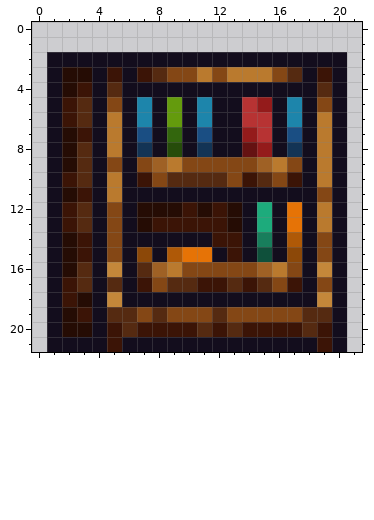
Two states of a pixel-art sprite, Entities/Misc/Decor/Bookshelf/Bookshelf.png. Above is the file before it was changed.
The file is 22x22 pixels. The old version is drawn lined up with the new one.
New version:
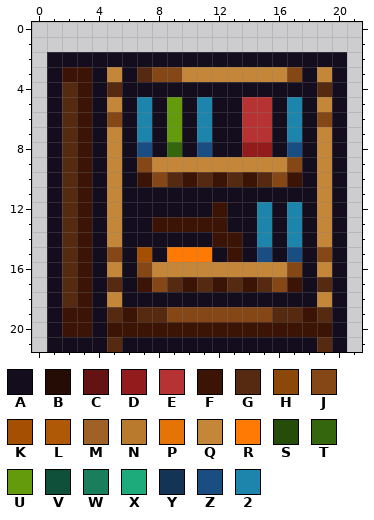
Palette (. is transparent): A #130d1d  B #250c04  C #651212  D #941b1b  E #b73333  F #3b1406  G #552a11  H #8c4808  J #844715  K #a54f03  L #af5907  M #9f6125  N #ba7a2e  P #e67306  Q #c4873a  R #ff7a04  S #264c0a  T #33660d  U #649b0d  V #0f503b  W #187e5c  X #1dab7c  Y #133455  Z #1a4e83  2 #1d85ab
The edit:
whole drawing moved by +0,+1 (the old picture is shown already moved)
Colour L becomes colour 2 in row 14 at x 17.
Colour P becomes colour 2 in rows 12 to 13 at x 17.
Colour W becomes colour 2 in row 14 at x 15.
Colour X becomes colour 2 in rows 12 to 13 at x 15.
Colour Z becomes colour 2 in row 7 at x 7, 11 and 17.
Colour B becomes colour A in row 12 at x 7 to 9, 11 and 13; in row 13 at x 7 and 13.
Colour F becomes colour A in row 12 at x 10.
Colour C becomes colour D in row 8 at x 14.
Colour D becomes colour E in row 5 at x 15; in row 7 at x 14.
Colour B becomes colour F in row 3 at x 2 to 3; in row 18 at x 3; in row 19 at x 2; in row 20 at x 2 to 3.
Colour G becomes colour F in rows 5 to 6 at x 3; in rows 8 to 9 at x 3; in row 10 at x 3, 10 and 12; in rows 12 to 13 at x 3; in row 16 at x 3; in row 17 at x 3 and 10.
Colour G becomes colour F in row 19 at x 6 and 18; in row 20 at x 6, 11, 13 and 18.
Colour B becomes colour G in row 4 at x 2; in rows 7 to 9 at x 2; in row 11 at x 2; in rows 14 to 16 at x 2.
Colour F becomes colour G in row 3 at x 7; in rows 5 to 6 at x 2; in row 10 at x 2; in rows 12 to 13 at x 2; in row 17 at x 2 and 11; in row 18 at x 2.
Colour F becomes colour G in row 21 at x 5 and 19.
Colour J becomes colour G in row 10 at x 13; in row 17 at x 19; in row 19 at x 7 and 16 to 17.
Colour G becomes colour J in row 3 at x 8 and 17; in row 16 at x 7; in row 19 at x 12.
Colour N becomes colour J in row 6 at x 5 and 19.
Colour H becomes colour K in row 15 at x 7.
Colour F becomes colour Q in row 3 at x 5 and 19.
Colour J becomes colour Q in row 3 at x 10, 12 and 16; in row 5 at x 5 and 19; in row 9 at x 5 and 10 to 14; in row 11 at x 19; in rows 12 to 13 at x 5; in row 14 at x 5 and 19.
Colour J becomes colour Q in row 16 at x 10 to 14.
Colour M becomes colour Q in row 9 at x 8 and 15; in row 16 at x 8 and 15.
Colour N becomes colour Q in row 3 at x 11 and 13 to 15; in rows 7 to 8 at x 5 and 19; in row 9 at x 9, 16 and 19; in row 10 at x 5 and 19; in row 11 at x 5; in rows 12 to 13 at x 19.
Colour N becomes colour Q in row 16 at x 9 and 16.
Colour L becomes colour R in row 15 at x 9.
Colour P becomes colour R in row 15 at x 10 to 11.
Colour S becomes colour T in row 8 at x 9.
Colour T becomes colour U in row 7 at x 9.
Colour H becomes colour Z in row 15 at x 17.
Colour V becomes colour Z in row 15 at x 15.
Colour Y becomes colour Z in row 8 at x 7, 11 and 17.
Where, in picture pixels (left, top, right, bottom), the same in both pictures:
changed: (62, 67, 332, 352)
